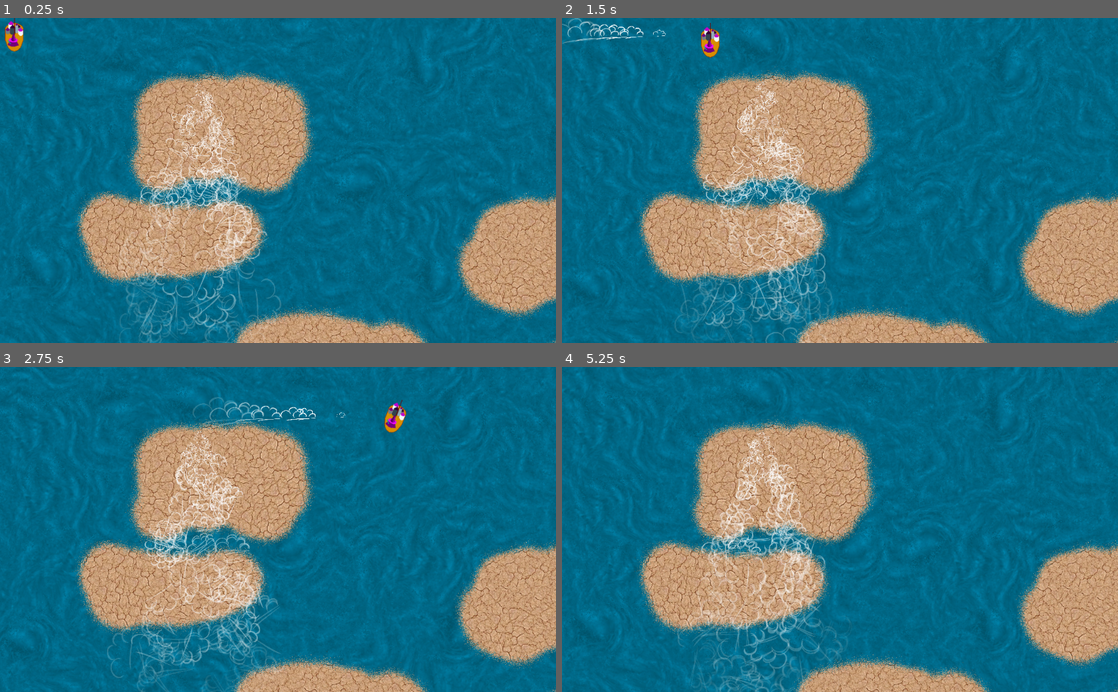
Above: before the commit, frames 1-4 (two rows, left to right).
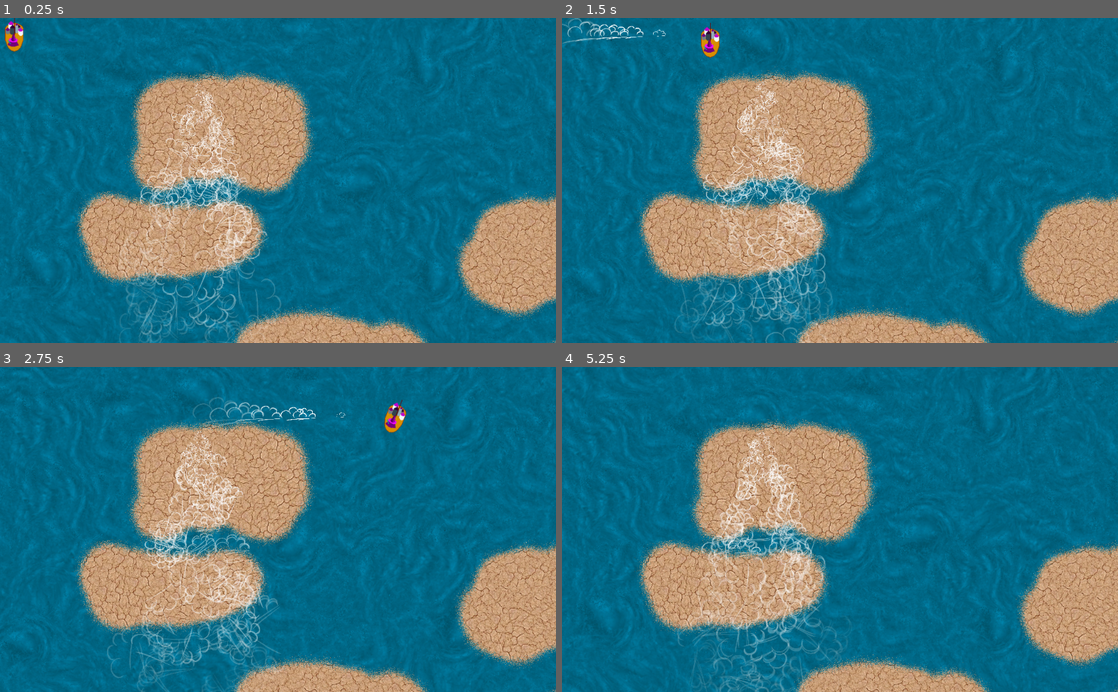
Above: after the commit, the same moments.

Repository: derhannesb/mergicians
Game: Godot game, scene res://scenes/main.tscn
Two runs of this game, one before a commit and one after it. Both use one fixed random seed, a clock stepped at 60 frames per second and the inputs below.
Inputs:
- Up to frame 1 (0.25 s): no input
- Up to frame 2 (1.5 s): hold D (right) 0.53-1.28 s; hold S (down) from 1.28 s (still down)
- Up to frame 3 (2.75 s): release S (down) at 2.03 s; hold D (right) from 2.03 s (still down)
- Up to frame 4 (5.25 s): release D (right) at 2.78 s; hold W (up) 2.78-3.53 s; hold A (left) 3.53-5.03 s; hold S (down) from 5.03 s (still down)

The runs differ from the first frame. In frame 1, 0.6% of the frame differs, in the area x 0-100%, y 0-100%; in frame 2, 0.3%; in frame 3, 1.0%; in frame 4, 2.4%.

Commit message:
moar water

Diff:
--- a/scenes/WaterPart.gd
+++ b/scenes/WaterPart.gd
@@ -3,3 +3,4 @@
 
 func _ready():
 	$AnimationPlayer.seek(rand_range(0,5))
+	$AnimationPlayer.playback_speed = rand_range (0.7, 1)
--- a/scenes/WaterPart.tscn
+++ b/scenes/WaterPart.tscn
@@ -16,8 +16,8 @@
 tracks/0/imported = false
 tracks/0/enabled = true
 tracks/0/keys = {
-"times": PoolRealArray( 0.2, 2.5 ),
-"transitions": PoolRealArray( -1.5, -1.5 ),
+"times": PoolRealArray( 0.2, 2 ),
+"transitions": PoolRealArray( -1.3, -1.3 ),
 "update": 0,
 "values": [ 0.0, 30.0 ]
 }
@@ -28,8 +28,8 @@
 tracks/1/imported = false
 tracks/1/enabled = true
 tracks/1/keys = {
-"times": PoolRealArray( 0.2, 2.5 ),
-"transitions": PoolRealArray( -1.5, -1.5 ),
+"times": PoolRealArray( 0.2, 2 ),
+"transitions": PoolRealArray( -1.3, -1.3 ),
 "update": 0,
 "values": [ Vector2( 1, 1 ), Vector2( 1.25, 1.25 ) ]
 }
@@ -42,7 +42,7 @@
 [node name="landscape-water" type="Sprite" parent="." index="0"]
 
 rotation = 0.523599
-scale = Vector2( 1.1, 1.1 )
+scale = Vector2( 1.25, 1.25 )
 texture = ExtResource( 2 )
 _sections_unfolded = [ "Transform" ]
 
@@ -55,3 +55,4 @@
 playback_speed = 1.0
 anims/WaterRotation = SubResource( 1 )
 blend_times = [  ]
+_sections_unfolded = [ "Playback Options" ]
